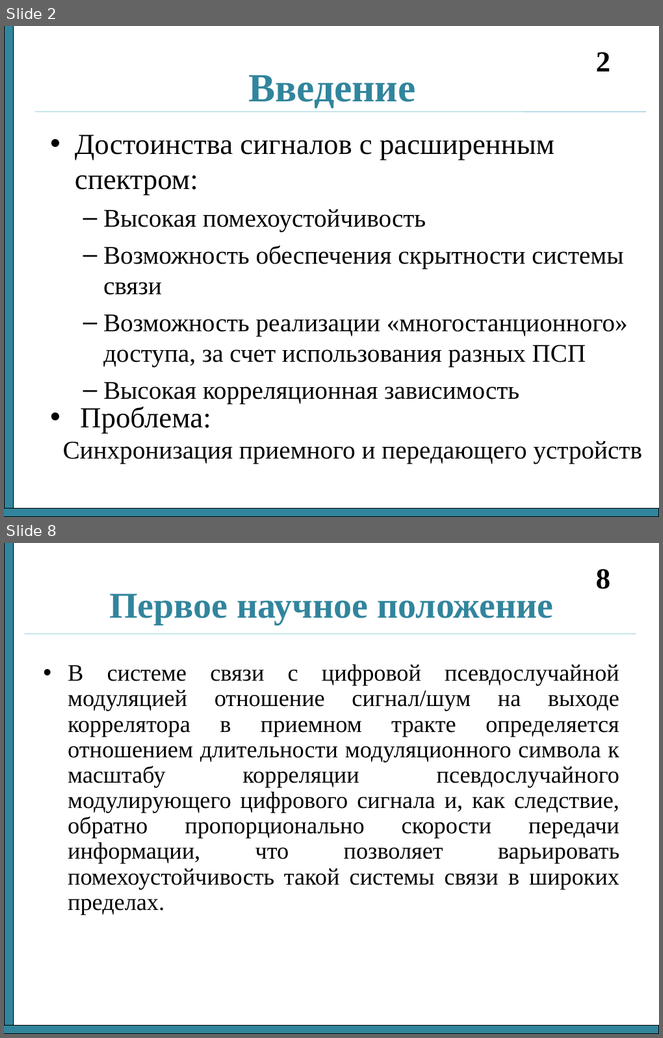
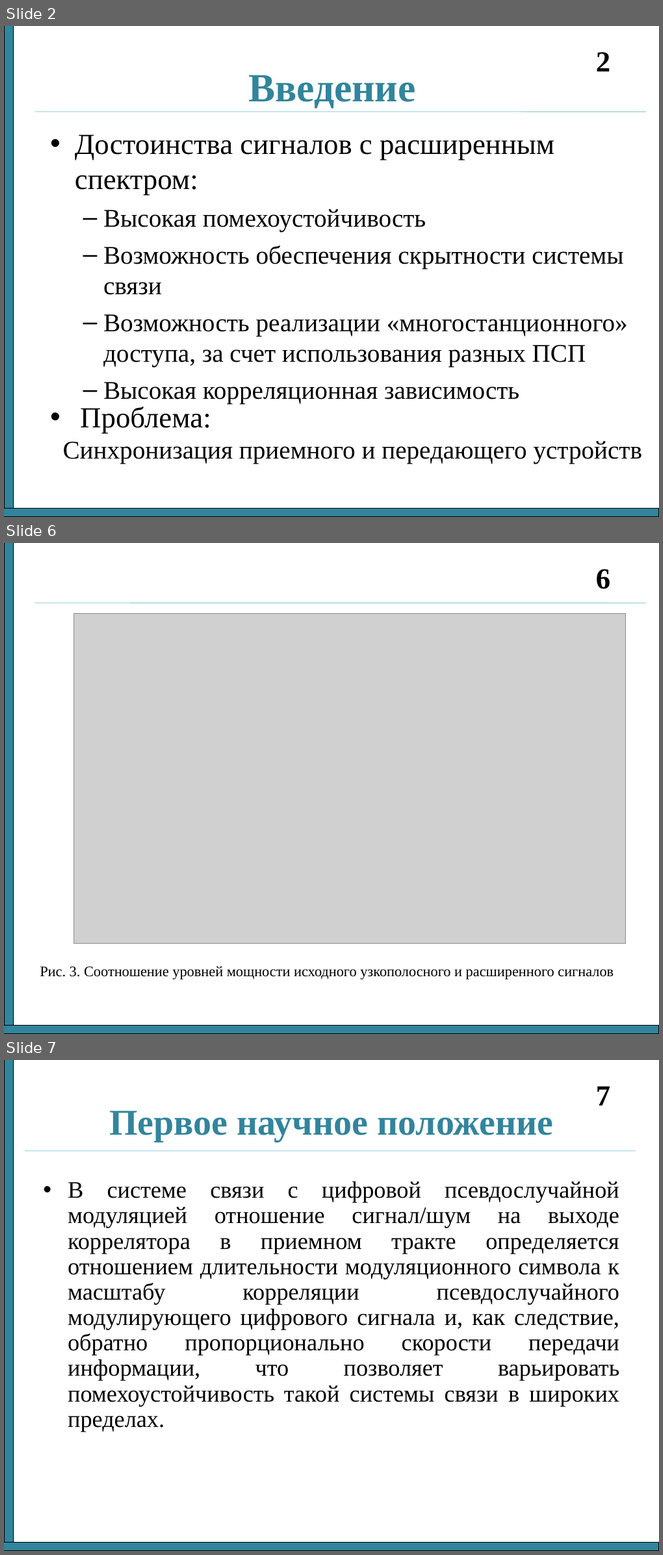
Before and after one commit to nikok94/dissertation, a slide deck: Отчет 3 семестр.ppt. Shown one above the other, each under a label of ours: slides 2 and 8 before the commit, slides 2, 6 and 7 after it; the slides between them are not shown. The pictures are 663x1038 and 663x1555 pixels, drawn with LibreOffice and Linux fonts; fonts in the diff are those of the drawing; grey boxes stand for pictures. Boxes give left, top, right and bottom in pixels: in the first picture for what was removed or moved away, otherwise in the second. Text is boxed around its words. In the diff, an @@ line names an element or a change of style, - is before the commit and + after.

```diff
--- a/Отчет 3 семестр.ppt
+++ b/Отчет 3 семестр.ppt
@@ slide 6 added at box(4, 543, 659, 1034), background #FFFFFF @@
@@ rectangle added at box(4, 543, 14, 1034), fill #31859C, outline #000000 0.74 pt @@
@@ page number added at box(596, 569, 610, 589), 32 pt, text #000000, bold @@
+6
@@ line added from (35, 603) to (646, 603), #93CDDD 0.74 pt @@
@@ picture added at box(74, 613, 626, 943) @@
@@ text added at box(40, 966, 614, 980), 16 pt, text #000000 @@
+Рис. 3. Соотношение уровней мощности исходного узкополосного и расширенного сигналов
@@ rectangle added at box(4, 1026, 659, 1034), fill #31859C, outline #000000 0.74 pt @@
@@ what was slide 8 is now slide 7 @@
@@ page number at box(596, 1086, 610, 1106): text changed @@
-8
+7
```
Also in this commit, not shown: 3 slides changed, 3 other slides added, 3 other files.
